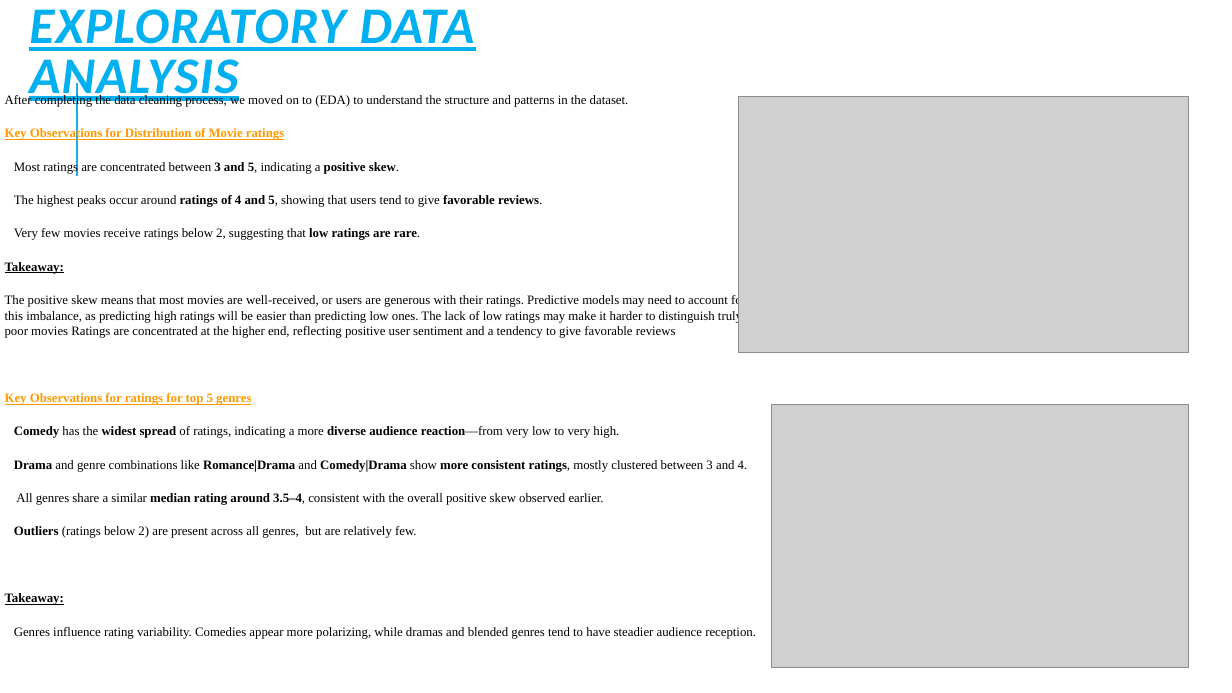
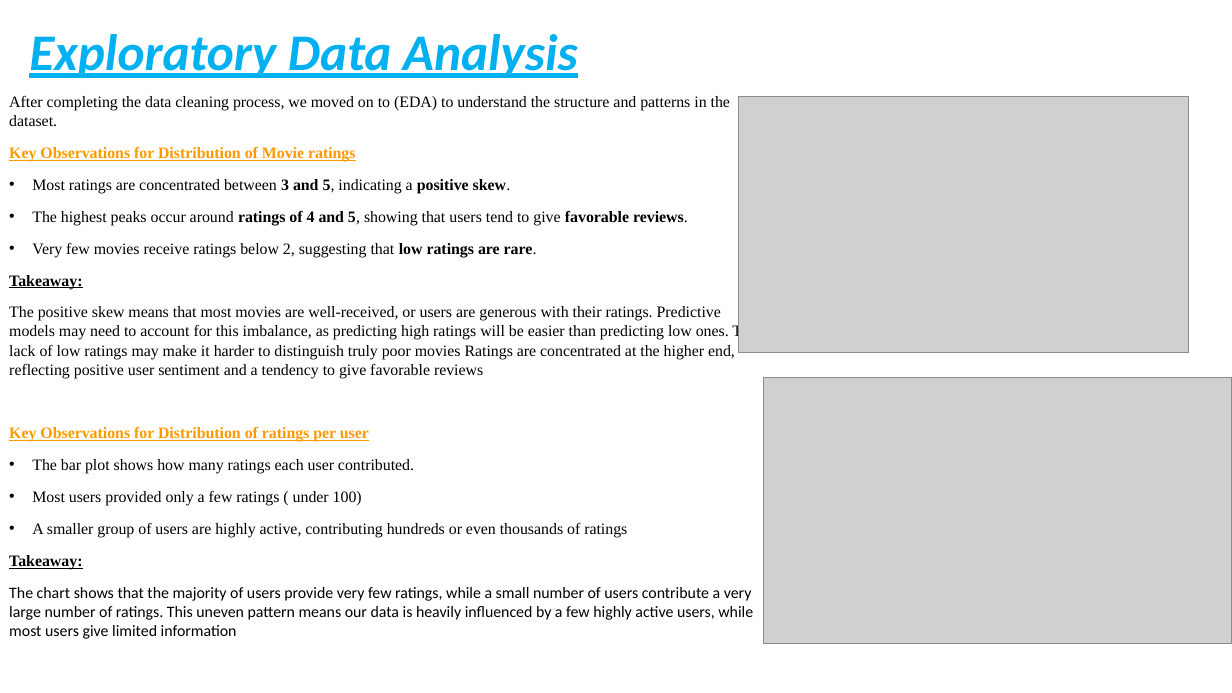
Before and after one commit to H-Rumenya/Group_2_P4_Project, a slide deck: slide 7 of Non-Technical Presentation.pptx. Drawn at 1232x693 pixels with LibreOffice and Linux fonts; fonts in the diff are those of the drawing; grey boxes stand for pictures. Boxes give left, top, right and bottom in pixels: in the first picture for what was removed or moved away, otherwise in the second. Text is boxed around its words. In the diff, an @@ line names an element or a change of style, - is before the commit and + after.

```diff
--- a/Non-Technical Presentation.pptx
+++ b/Non-Technical Presentation.pptx
@@ title at [29, 34, 578, 78]: text changed @@
-EXPLORATORY DATA ANALYSIS
+Exploratory Data Analysis
@@ line removed from (77, 176) to (77, 83) @@
@@ text at [9, 96, 757, 570]: size 10 to 12.4 pt in "After completing the data cleaning process, we ...", "Key Observations for Distribution of Movie ratings", "Most ratings are concentrated between 3 and ...", "The highest peaks occur around ratings of ..." and 4 more places; less space between paragraphs; bullet   to • @@
@@ picture: place and size @@
-picture at [772, 405, 1189, 668]
+picture at [763, 377, 1232, 643]
@@ text at [9, 426, 627, 538]: text changed; size 10 to 12.4 pt @@
-Key Observations for ratings for top 5 genres
-  Comedy has the widest spread of ratings, indicating a more diverse audience reaction—from very low to very high.
-  Drama and genre combinations like Romance|Drama and Comedy|Drama show more consistent ratings, mostly clustered between 3 and 4.
-  All genres share a similar median rating around 3.5–4, consistent with the overall positive skew observed earlier.
-  Outliers (ratings below 2) are present across all genres, but are relatively few.
+Key Observations for Distribution of ratings per user
+• The bar plot shows how many ratings each user contributed.
+• Most users provided only a few ratings ( under 100)
+• A smaller group of users are highly active, contributing hundreds or even thousands of ratings
@@ text at [9, 587, 753, 639]: text changed; size 10 to 12.4 pt; font Times New Roman to Calibri @@
-  Genres influence rating variability. Comedies appear more polarizing, while dramas and blended genres tend to have steadier audience reception.
+The chart shows that the majority of users provide very few ratings, while a small number of users contribute a very large number of ratings. This uneven pattern means our data is heavily influenced by a few highly active users, while most users give limited information
```
Also in this commit, not shown: 6 other slides changed, 4 slides added, 1 slide removed.
